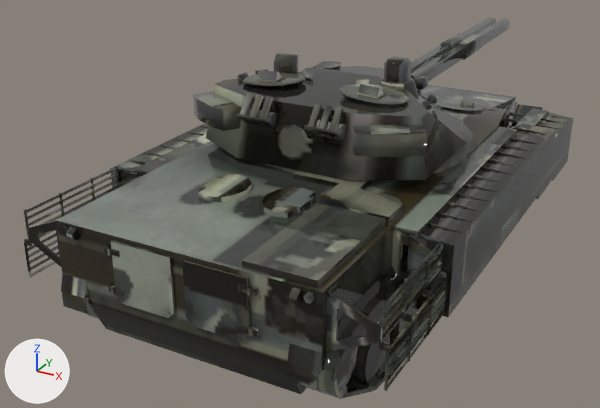
An edit to the FBX model Client/Assets/Resource/Tank/Boss/fbx/BMP-130-2.fbx, drawn before and after from the same camera.
Camera for both pictures: a 50 mm lens placed at (4.16, -8.63, 5.11), pointed at (-0.88, 0.52, 0.54). Lighting does not change. The marker at lower left points along +X, +Y and +Z.

Script lines for the objects in view, before the commit:
```python
me_bmk_130_2_hull = bpy.data.meshes.new('BMK-130-2 Hull')
me_bmk_130_2_hull.from_pydata(...)  # 1949 vertices, 1539 faces; spans x -2.07..2.07, y -3.41..3.98, z -1.86..-0.01
me_bmk_130_2_hull.materials.append(mat_bmk_130_2)  # picture img_bmk_130_2_2d_view_png
me_bmk_130_2_turret = bpy.data.meshes.new('BMK-130-2 Turret')
me_bmk_130_2_turret.from_pydata(...)  # 986 vertices, 787 faces; spans x -1.47..1.47, y -1.66..6.11, z -0.96..0.15
me_bmk_130_2_turret.materials.append(mat_bmk_130_2)  # picture img_bmk_130_2_2d_view_png
ob_aml_90_turret = bpy.data.objects.new('AML-90 Turret', me_bmk_130_2_turret)
ob_aml_90_turret.parent = ob_bmk_130_2_hull
ob_aml_90_turret.location = (-0.0284, 0.191, -1.852)
ob_bmk_130_2_hull = bpy.data.objects.new('BMK-130-2 Hull', me_bmk_130_2_hull)
ob_bmk_130_2_hull.location = (0.0, 0.0, 0.0)
ob_bmk_130_2_hull.rotation_euler = (0.0, -3.142, 0.0)  # degrees (0, -180, 0)
```
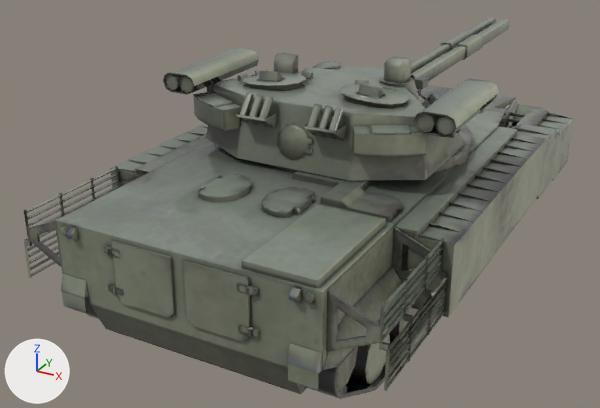
Location of each change, [x1, y1, x2, y2] in pixels of the pictures (600 x 408 px):
'AML-90 Turret', reshaped (9% wider)
    before: [193, 17, 510, 181]
    after: [163, 17, 510, 181]
part 1 of me_bmk_130_2_hull, surface changed
    both: [24, 85, 573, 399]
part 2 of me_bmk_130_2_turret, added
    after: [163, 48, 259, 95]
part 3 of me_bmk_130_2_turret, added
    after: [414, 78, 499, 138]
part 4 of me_bmk_130_2_turret, surface changed
    both: [193, 17, 510, 181]

What changed in the scene script:
```text
Change me_bmk_130_2_turret:
    used by ob_aml_90_turret; parent = ob_bmk_130_2_hull; location = (-0.0284, 0.191, -1.852)
    remove me_bmk_130_2_turret.from_pydata(...)  # 986 vertices, 787 faces; spans x -1.47..1.47, y -1.66..6.11, z -0.96..0.15
    add me_bmk_130_2_turret.from_pydata(...)  # 1330 vertices, 1093 faces; spans x -1.76..1.76, y -1.66..6.11, z -0.96..0.15
    me_bmk_130_2_turret part 2: 172 vertices added at x 1.28..1.76, y -1.39..0.02, z -0.82..-0.39
    me_bmk_130_2_turret part 3: 172 vertices added at x -1.76..-1.28, y -1.39..0.02, z -0.82..-0.39
    me_bmk_130_2_turret part 4: 779 kept faces spanning x -1.47..1.47, y -1.66..6.11, z -0.96..0.15 get new texture (UV) coordinates
Change me_bmk_130_2_hull:
    where me_bmk_130_2_hull.from_pydata(...)  # 1949 vertices, 1539 faces; spans x -2.07..2.07, y -3.41..3.98, z -1.86..-0.01
    used by ob_bmk_130_2_hull; location = (0.0, 0.0, 0.0); rotation_euler = (0.0, -3.142, 0.0), in degrees (0, -180, 0)
    me_bmk_130_2_hull part 1: texture (UV) coordinates of 1537 of 1539 faces, centred in x -2.07..2.07, y -3.41..3.86, z -1.86..-0.01, changed; they spanned u 0.0..1.0, v 0.0..1.0 and now span u 0.0..1.0, v 0.0..1.0
```
